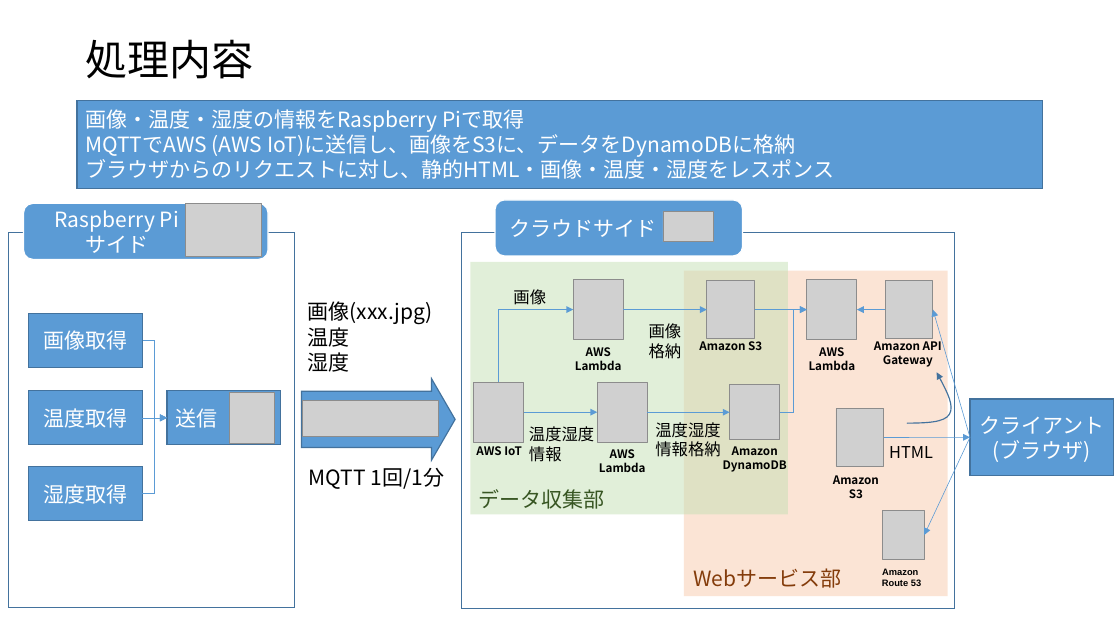
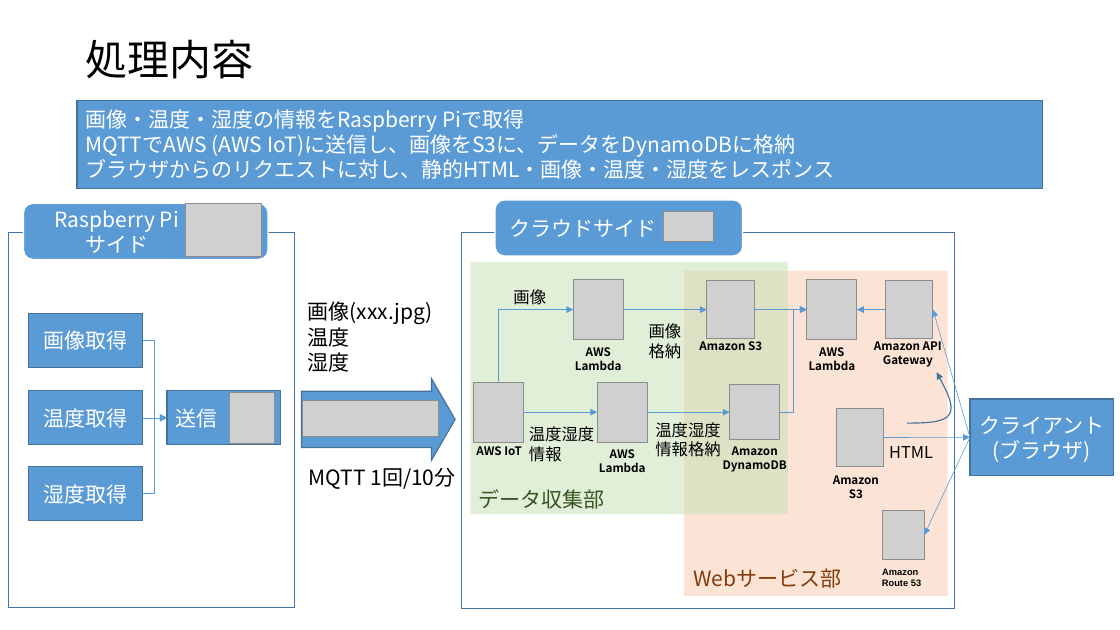
Before and after one commit to nktener0902/WakameWatcher, a slide deck: slide 5 of WakameWatcher.pptx. Drawn at 1120x630 pixels with LibreOffice and Linux fonts; fonts in the diff are those of the drawing; grey boxes stand for pictures. Boxes give left, top, right and bottom in pixels: in the first picture for what was removed or moved away, otherwise in the second. Text is boxed around its words. In the diff, an @@ line names an element or a change of style, - is before the commit and + after.

```diff
--- a/WakameWatcher.pptx
+++ b/WakameWatcher.pptx
@@ text at bbox=[309, 468, 455, 489]: text changed @@
-MQTT 1回/1分
+MQTT 1回/10分
```
Also in this commit, not shown: 2 other slides changed, 1 slide added, 2 slides removed, 50 other files.
